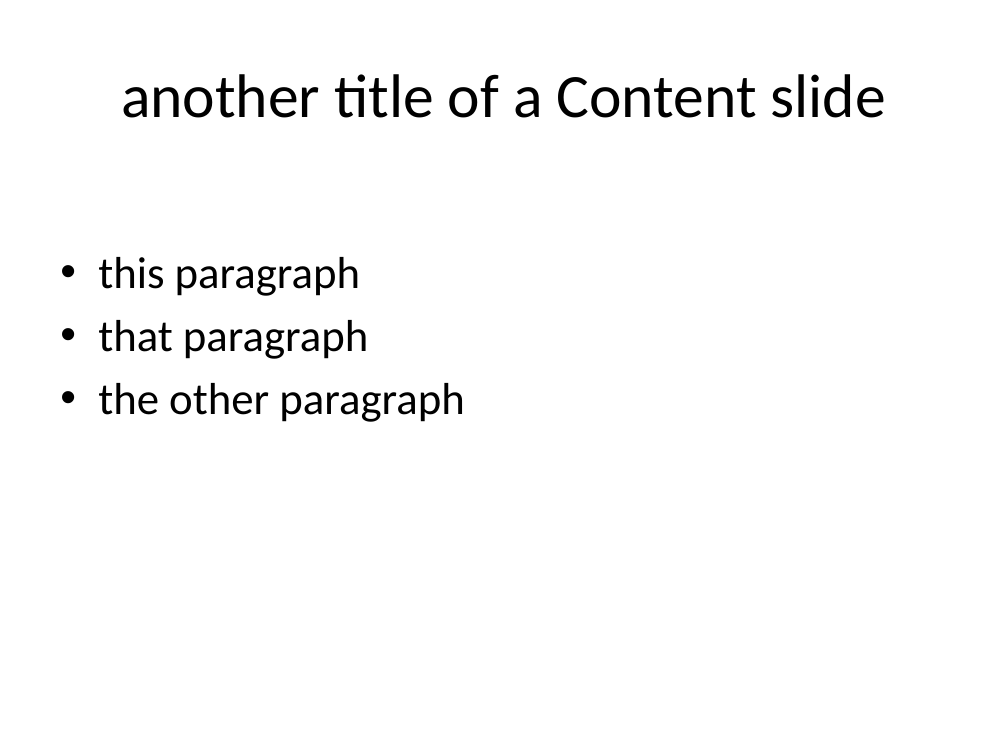
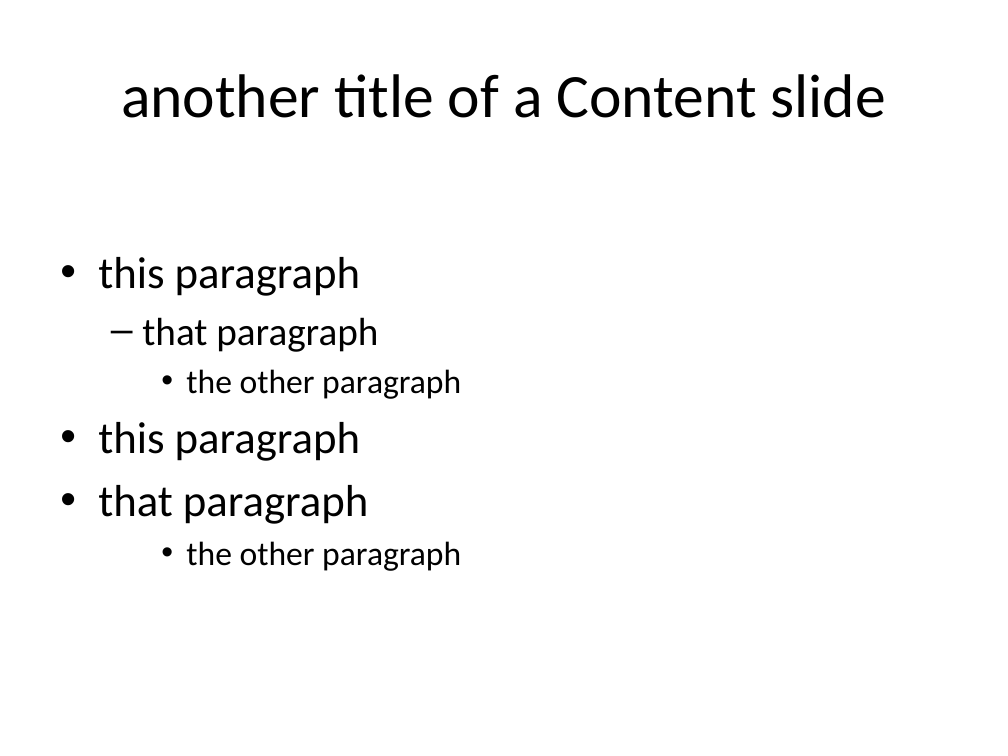
Before and after one commit to Mishima-syk/markdown2pptx, a slide deck: slide 3 of examples/output.pptx. Drawn at 1008x756 pixels with LibreOffice and Linux fonts; fonts in the diff are those of the drawing. Boxes give left, top, right and bottom in pixels: in the first picture for what was removed or moved away, otherwise in the second. Text is boxed around its words. In the diff, an @@ line names an element or a change of style, - is before the commit and + after.

```diff
--- a/examples/output.pptx
+++ b/examples/output.pptx
@@ text at (142,317,461,399): size 32 to 28 pt in "that paragraph"; size 32 to 24 pt in "the other paragraph"; bullet • to –; list level 1 to 2 in "that paragraph"; list level 1 to 3 in "the other paragraph" @@
@@ text at (98,422,461,571): paragraphs added @@
+• this paragraph
+• that paragraph
+    • the other paragraph
```
Also in this commit, not shown: 2 slides added.
